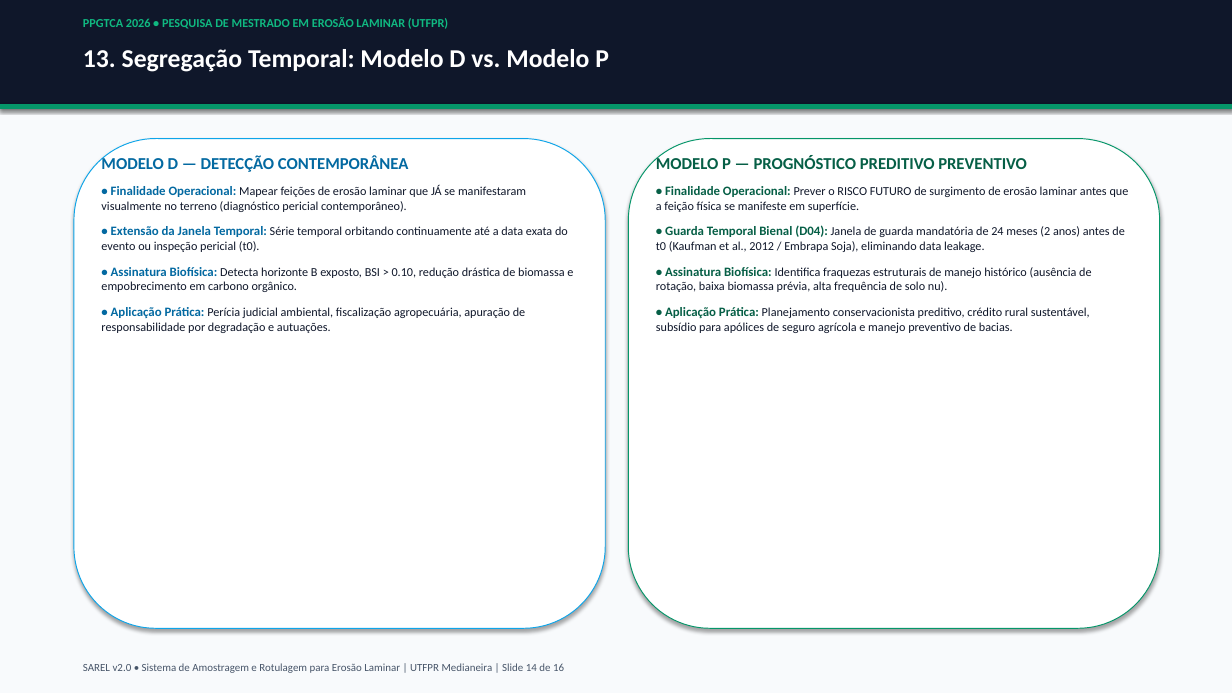
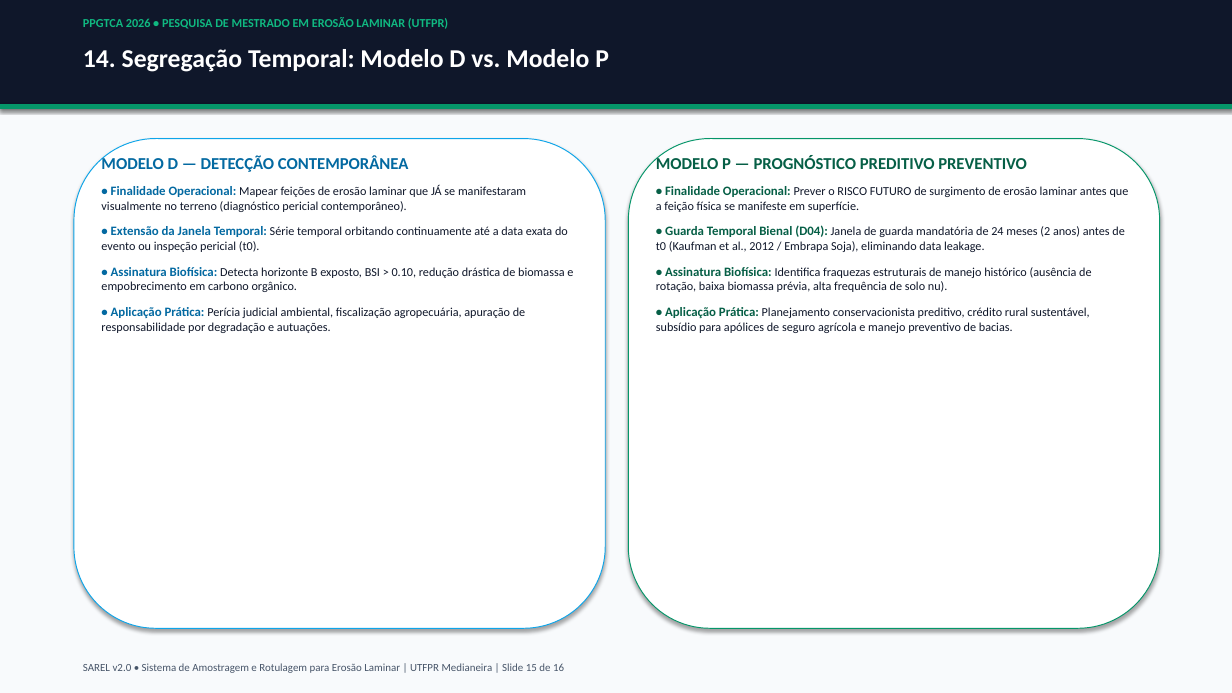
Before and after one commit to RedZardoz/localizador-erosao-v02, a slide deck: slide 15 of docs/Apresentacao_SAREL_PPGTCA_2026.pptx (slide 14 before the commit). Drawn at 1232x693 pixels with LibreOffice and Linux fonts; fonts in the diff are those of the drawing. Boxes give left, top, right and bottom in pixels: in the first picture for what was removed or moved away, otherwise in the second. Text is boxed around its words. In the diff, an @@ line names an element or a change of style, - is before the commit and + after.

```diff
--- a/docs/Apresentacao_SAREL_PPGTCA_2026.pptx
+++ b/docs/Apresentacao_SAREL_PPGTCA_2026.pptx
@@ text at box(83, 49, 609, 72): text changed @@
-13. Segregação Temporal: Modelo D vs. Modelo P
+14. Segregação Temporal: Modelo D vs. Modelo P
@@ text at box(83, 663, 564, 673): text changed @@
-SAREL v2.0 • Sistema de Amostragem e Rotulagem para Erosão Laminar | UTFPR Medianeira | Slide 14 de 16
+SAREL v2.0 • Sistema de Amostragem e Rotulagem para Erosão Laminar | UTFPR Medianeira | Slide 15 de 16
```
Also in this commit, not shown: 6 other slides changed, 1 slide added, 31 other files.
